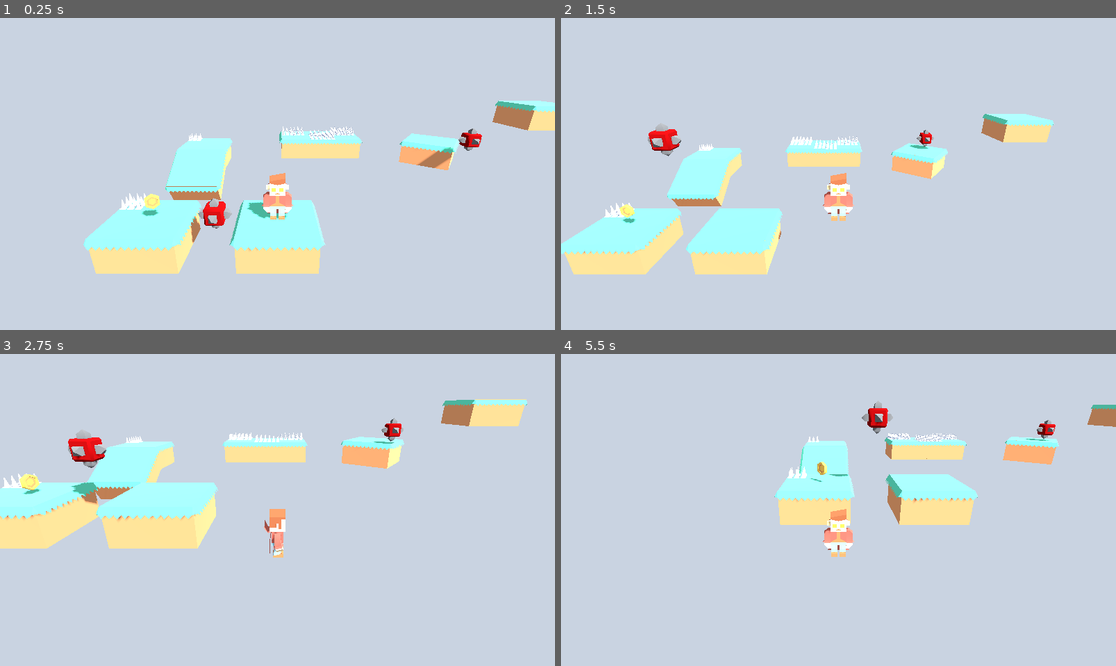
Above: before the commit, frames 1-4 (two rows, left to right).
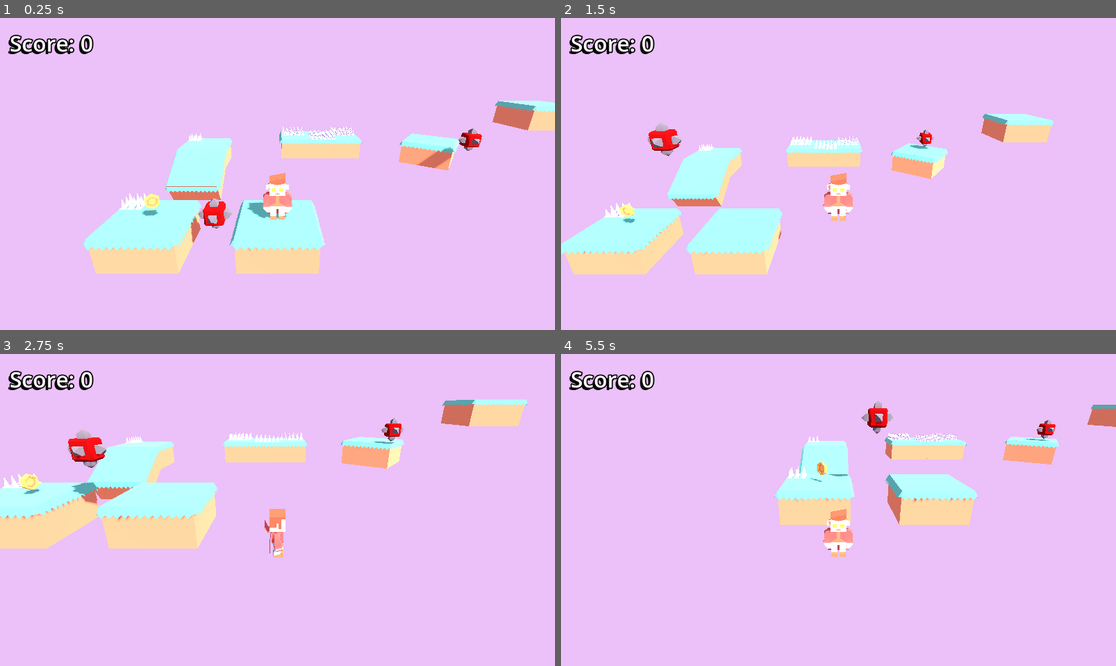
Above: after the commit, the same moments.

Repository: beltranbot/godot-plataformer-3d
Game: Godot game, scene res://Scenes/Levels/level_1.tscn
The game is run twice, just before and just after one commit, with the same random seed, the same clock (stepped at 60 frames per second) and the same inputs.
Inputs:
- Up to frame 1 (0.25 s): no input
- Up to frame 2 (1.5 s): hold D (move_right) 0.53-1.28 s; tap Space (jump) at 0.77 s; hold S (move_backward) from 1.28 s (still down)
- Up to frame 3 (2.75 s): tap Space (jump) at 1.52 s; release S (move_backward) at 2.03 s; hold D (move_right) from 2.03 s (still down)
- Up to frame 4 (5.5 s): release D (move_right) at 2.78 s; hold W (move_forward) 2.78-3.53 s; tap Space (jump) at 3.02, 3.77, 4.52 s; hold A (move_left) 3.53-5.03 s; hold S (move_backward) from 5.03 s (still down)

The runs differ from the first frame. In frame 1, 87% of the frame differs, in the area x 0-100%, y 0-100%; in frame 2, 88%; in frame 3, 87%; in frame 4, 92%.

Commit message:
score label feature

Diff:
--- a/Scenes/Levels/level_1.tscn
+++ b/Scenes/Levels/level_1.tscn
@@ -8,7 +8,7 @@
 
 [sub_resource type="Environment" id="Environment_cyadu"]
 background_mode = 1
-background_color = Color(0.788235, 0.827451, 0.882353, 1)
+background_color = Color(0.926534, 0.751587, 0.971173, 1)
 
 [node name="Main" type="Node3D"]
 
--- a/Scenes/Player/player.tscn
+++ b/Scenes/Player/player.tscn
@@ -23,3 +23,17 @@
 transform = Transform3D(1, 0, 0, 0, 0.934236, 0.356656, 0, -0.356656, 0.934236, 0, 3.62217, 6.24943)
 current = true
 fov = 60.0
+
+[node name="ScoreLabel" type="Label" parent="."]
+offset_left = 20.0
+offset_top = 20.0
+offset_right = 81.0
+offset_bottom = 43.0
+theme_override_colors/font_shadow_color = Color(0, 0, 0, 1)
+theme_override_colors/font_outline_color = Color(0, 0, 0, 1)
+theme_override_constants/shadow_offset_x = -5
+theme_override_constants/shadow_offset_y = 5
+theme_override_constants/outline_size = 10
+theme_override_constants/shadow_outline_size = 0
+theme_override_font_sizes/font_size = 46
+text = "Score: 0"
--- a/Scripts/player.gd
+++ b/Scripts/player.gd
@@ -11,6 +11,7 @@
 var facing_angle: float
 
 @onready var model: MeshInstance3D = get_node("Model")
+@onready var score_label: Label = $ScoreLabel
 
 #### private vars ####
 var _input
@@ -51,6 +52,7 @@
 
 func add_score(amount) -> void:
 	score += amount
+	score_label.text = str("Score: ", score)
 
 
 #### private ####
